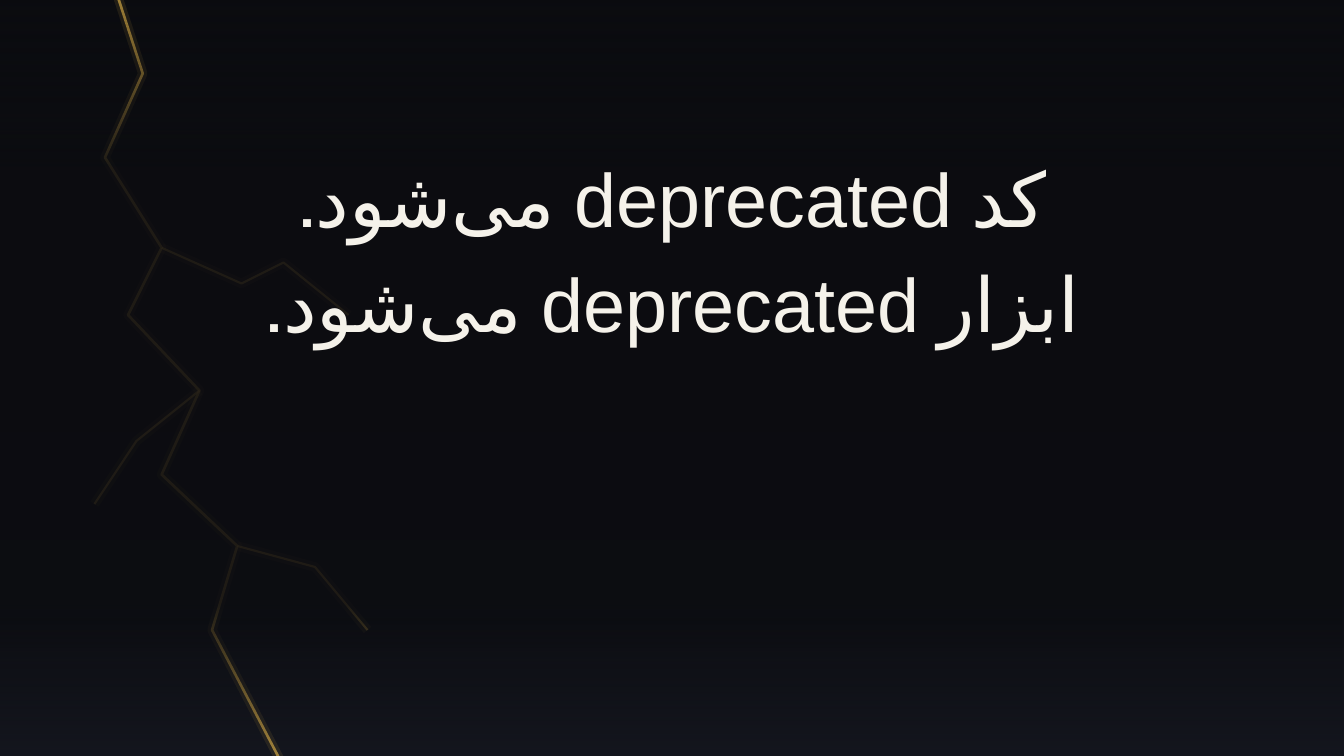
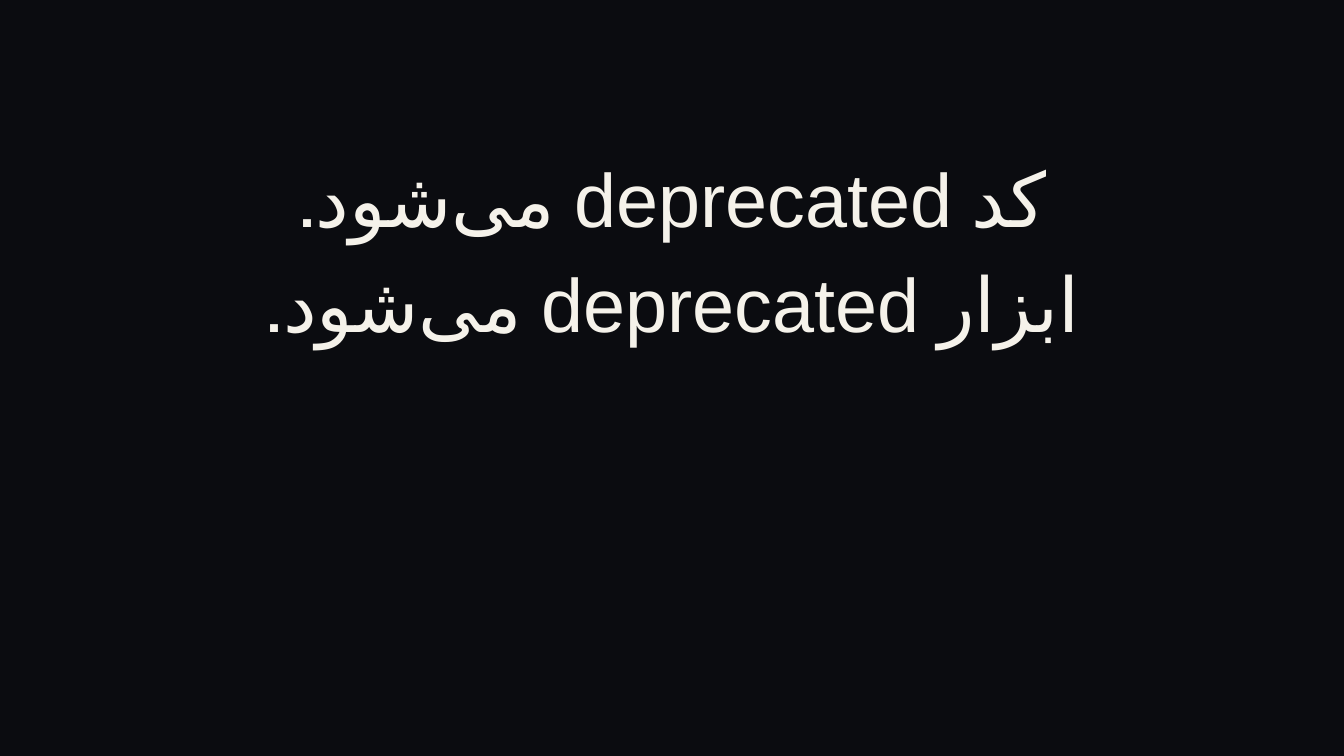
Before and after one commit to aliamani66/eraealiamani, a slide deck: slide 61 of new/BreakingChanges.pptx. Drawn at 1344x756 pixels with LibreOffice and Linux fonts; fonts in the diff are those of the drawing; background and template pictures are left out. Boxes give left, top, right and bottom in pixels: in the first picture for what was removed or moved away, otherwise in the second. Text is boxed around its words. In the diff, an @@ line names an element or a change of style, - is before the commit and + after.

```diff
--- a/new/BreakingChanges.pptx
+++ b/new/BreakingChanges.pptx
@@ rectangle at bbox=[0, 0, 1344, 756]: fill gradient #0B0C10 to #14161E to #0B0C10 at 66% opacity @@
@@ rectangle removed at bbox=[0, 0, 1344, 756] @@
@@ freeform shape removed at bbox=[105, 0, 283, 756] @@
@@ freeform shape removed at bbox=[105, 0, 283, 756] @@
@@ freeform shape removed at bbox=[161, 248, 348, 316] @@
@@ freeform shape removed at bbox=[161, 248, 348, 316] @@
@@ freeform shape removed at bbox=[95, 391, 200, 504] @@
@@ freeform shape removed at bbox=[95, 391, 200, 504] @@
@@ freeform shape removed at bbox=[237, 546, 367, 630] @@
@@ freeform shape removed at bbox=[237, 546, 367, 630] @@
```
Also in this commit, not shown: 43 other slides changed, 11 other files.
